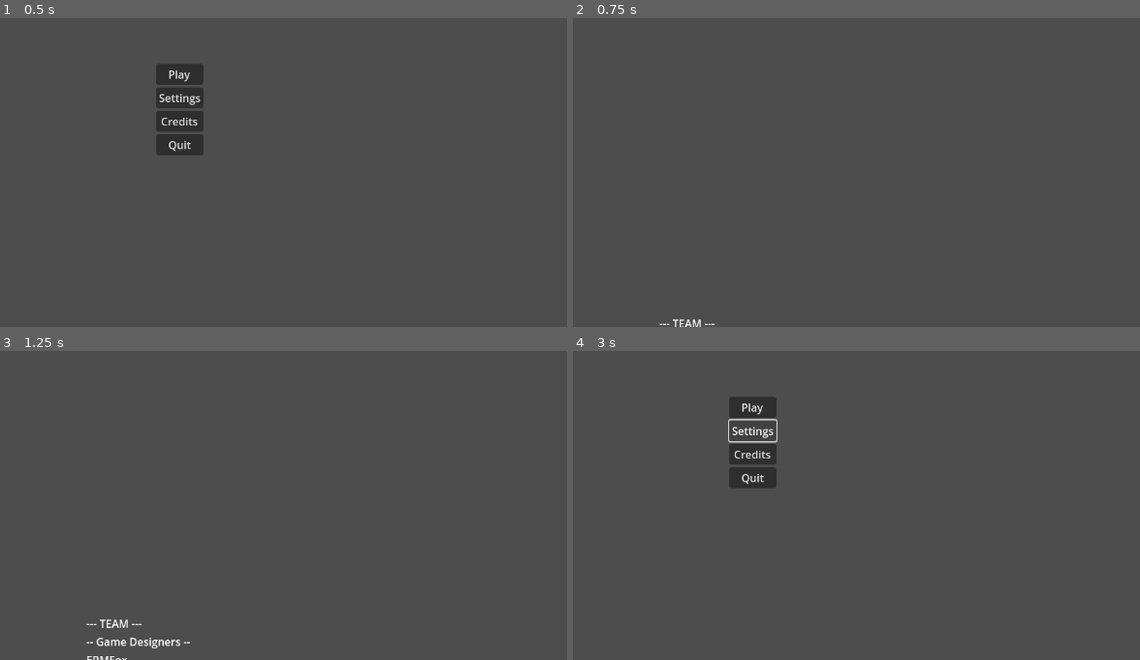
Above: before the commit, frames 1-4 (two rows, left to right).
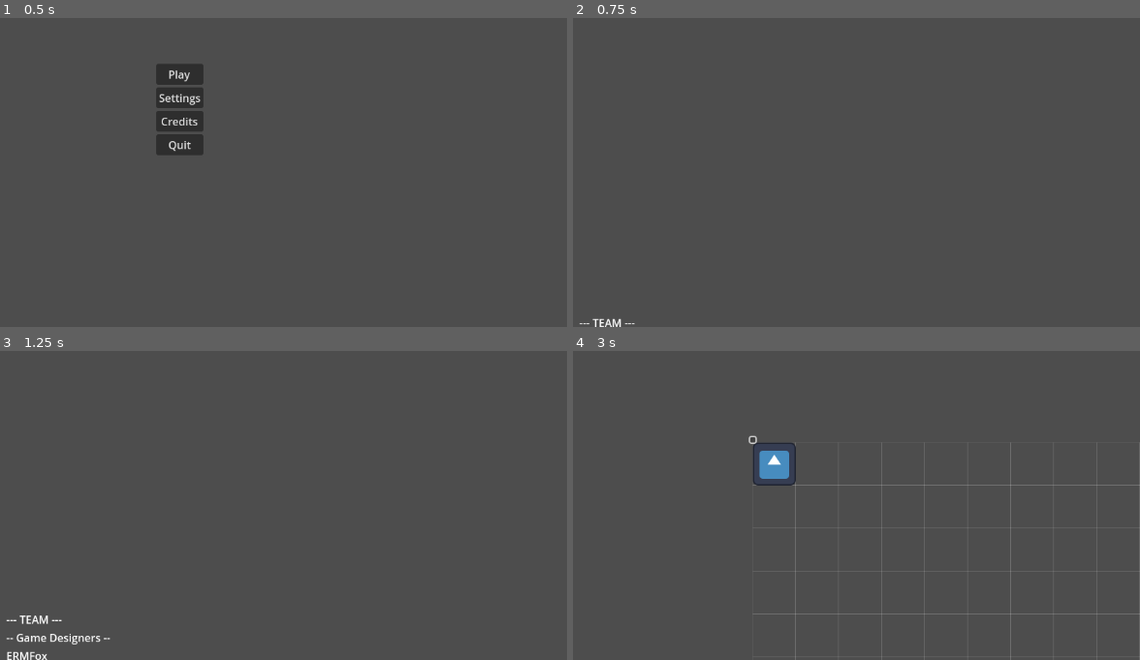
Above: after the commit, the same moments.

Repository: ERMFox/Team-Water-Game-Jam
Game: Godot game, scene res://Scenes/Main/main_menu.tscn
Two runs of this game, one before a commit and one after it. Both use one fixed random seed, a clock stepped at 60 frames per second and the inputs below. The engine's default icon, where the game draws it, is replaced by a stand-in: a white triangle on a blue panel in a dark square.
Inputs (mouse positions are in pixels of both pictures, inside the frame that each line leads up to):
- Up to frame 1 (0.5 s): no input
- Up to frame 2 (0.75 s): click "Credits" at 0.5 s
- Up to frame 3 (1.25 s): no input
- Up to frame 4 (3 s): tap Enter (ui_accept) at 1.25, 1.52 s; move the mouse to (924, 422) at 1.27 s; click (924, 422) at 1.42 s; click "Play" at 2 s; click (754, 440) at 2.77 s

Frame 1 is identical in both runs. In frame 2, 0.2% of the frame differs, in the area x 1-25%, y 97-100%; in frame 3, 0.9%; in frame 4, 2.9%, in the area x 27-100%, y 15-100%.

Commit message:
initial ui setup

Diff:
--- a/team-water-game-jam/Scenes/Environment/world.tscn
+++ b/team-water-game-jam/Scenes/Environment/world.tscn
@@ -1,7 +1,8 @@
-[gd_scene load_steps=3 format=3 uid="uid://bp363p4i4uiiu"]
+[gd_scene load_steps=4 format=3 uid="uid://bp363p4i4uiiu"]
 
 [ext_resource type="Script" uid="uid://fqvyi1u7bq0v" path="res://Scripts/Enviroment/tickTimer.gd" id="1_65wml"]
 [ext_resource type="Script" uid="uid://ditj5prd72w2n" path="res://Scripts/Enviroment/worldManager.gd" id="1_lrwwn"]
+[ext_resource type="PackedScene" uid="uid://crqohhxsgagw6" path="res://Scenes/UI/camera.tscn" id="3_mh7mo"]
 
 [node name="World" type="Node2D"]
 script = ExtResource("1_lrwwn")
@@ -11,3 +12,5 @@
 
 [node name="PlacementPreview" type="Sprite2D" parent="."]
 scale = Vector2(0.5, 0.5)
+
+[node name="Camera2D" parent="." instance=ExtResource("3_mh7mo")]
--- /dev/null
+++ b/team-water-game-jam/Scenes/UI/camera.tscn
@@ -0,0 +1,26 @@
+[gd_scene format=3 uid="uid://crqohhxsgagw6"]
+
+[node name="Camera2D" type="Camera2D"]
+
+[node name="Control" type="Control" parent="."]
+layout_mode = 3
+anchors_preset = 15
+anchor_right = 1.0
+anchor_bottom = 1.0
+grow_horizontal = 2
+grow_vertical = 2
+size_flags_horizontal = 3
+size_flags_vertical = 3
+
+[node name="CenterContainer" type="CenterContainer" parent="Control"]
+layout_mode = 1
+anchors_preset = 12
+anchor_top = 1.0
+anchor_right = 1.0
+anchor_bottom = 1.0
+offset_top = -8.0
+grow_horizontal = 2
+grow_vertical = 0
+
+[node name="Button" type="Button" parent="Control/CenterContainer"]
+layout_mode = 2
--- a/team-water-game-jam/Scripts/Main/main_menu.gd
+++ b/team-water-game-jam/Scripts/Main/main_menu.gd
@@ -2,6 +2,7 @@
 
 
 func _on_play_button_button_up() -> void:
+	get_tree().change_scene_to_file("res://Scenes/Environment/world.tscn")
 	pass # Replace with function body.
 
 
--- a/team-water-game-jam/Scripts/Menus/credits.gd
+++ b/team-water-game-jam/Scripts/Menus/credits.gd
@@ -19,12 +19,15 @@
 		"--- TEAM ---",
 		"-- Game Designers --",
 		"ERMFox",
+		"ILikeKeesh",
+		"SetsunaGold216",
 		"--",
 		"-- Game Programmers --",
 		"ERMFox",
 		"--",
 		"--- MUSIC ---",
 		"---",
+		"This is an Example for how to attribute assets used not made by us",
 		"Dark Horse 2 - Centurion of War",
 		"(OpenGameArt.org)",
 		"Licensed under CC0 (Public Domain)",
Not shown: 1 places in team-water-game-jam/Scenes/Buildings/Building.tscn that only renumber resources
Not shown, added: team-water-game-jam/export_presets.cfg
